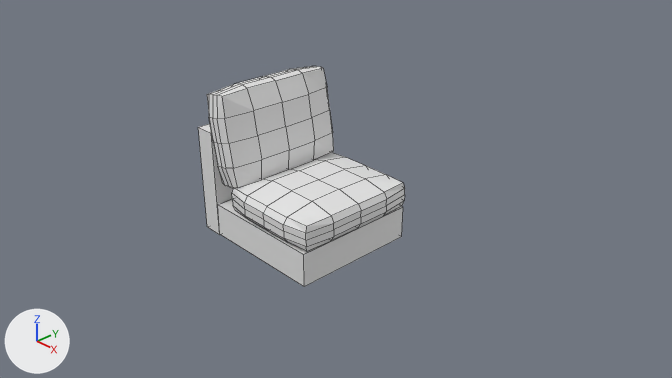
The Blender file models/simple_sofa_5.blend, before and after one commit.
Both versions are drawn from the file's camera 'Camera'. Every picture has the same lights, and +X, +Y and +Z are marked at lower left. Mesh edges are drawn as thin lines. Materials are left out; every surface is plain grey.
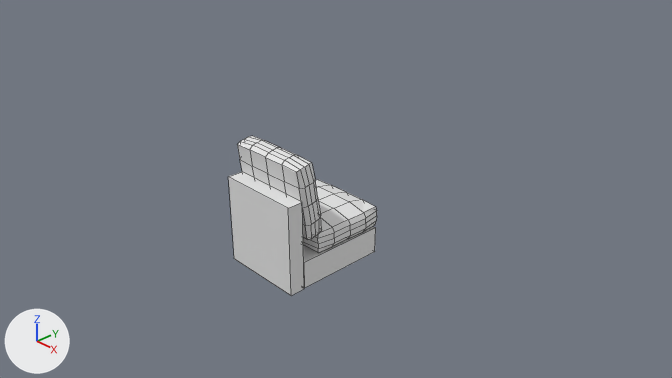
What differs and where, as boxes [x1, y1, x2, y2] in the pictures (672 x 378 px):
'Cube.004', reshaped, moved, turned, rescaled
    before: [198, 124, 233, 235]
    after: [228, 136, 377, 296]
'Cube.005', deleted
    before: [207, 66, 334, 188]
'Cube.002', deleted
    before: [232, 152, 405, 251]
'Cube', deleted
    before: [218, 199, 403, 287]
part 1 of me_cube_004, added
    after: [303, 226, 376, 288]
part 2 of me_cube_004, added
    after: [237, 136, 322, 240]
part 3 of me_cube_004, added
    after: [303, 180, 377, 252]

What the commit changed:
me_cube_004 is used by ob_cube_004; location (-1.18, 0.0, 0.45); scale (0.17, 1.0, 0.852).
me_cube_004 had 8 vertices, 6 faces and spanned x -1.0..1.0, y -1.0..1.0, z -1.0..1.0.
me_cube_004 now has 212 vertices, 204 faces and spans x -1.0..13.34, y -1.05..1.05, z -1.0..1.79.
me_cube_004 part 1: a new loose piece, a box spanning x 1.06..12.8, y -1.0..1.0, z -0.98..-0.37.
me_cube_004 part 2: a new loose piece of 98 vertices spanning x 0.37..4.22, y -1.05..1.05, z 0.04..1.79.
me_cube_004 part 3: a new loose piece of 98 vertices spanning x 2.97..13.34, y -1.05..1.05, z -0.34..0.23.
Object 'Cube.005' (ob_cube_005) is deleted.
Object 'Cube.004' (ob_cube_004) moves from (-1.18, 0.0, 0.45) to (0.0, -0.86, 0.0).
Object 'Cube.004' (ob_cube_004) turns from (0, 0, 0) to (0, 0, 90) degrees about x, y and z.
Object 'Cube.004' (ob_cube_004) is rescaled from (0.17, 1.0, 0.852) to (0.125, 0.682, 0.708).
Object 'Cube.002' (ob_cube_002) is deleted.
Object 'Cube' (ob_cube) is deleted.
